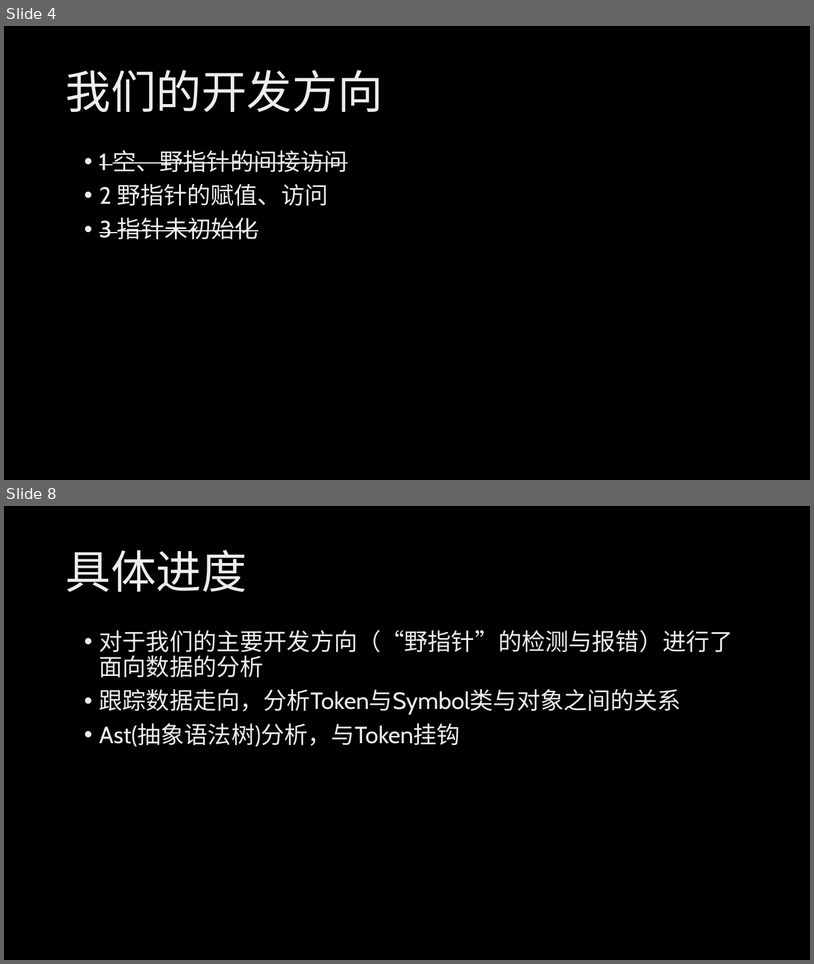
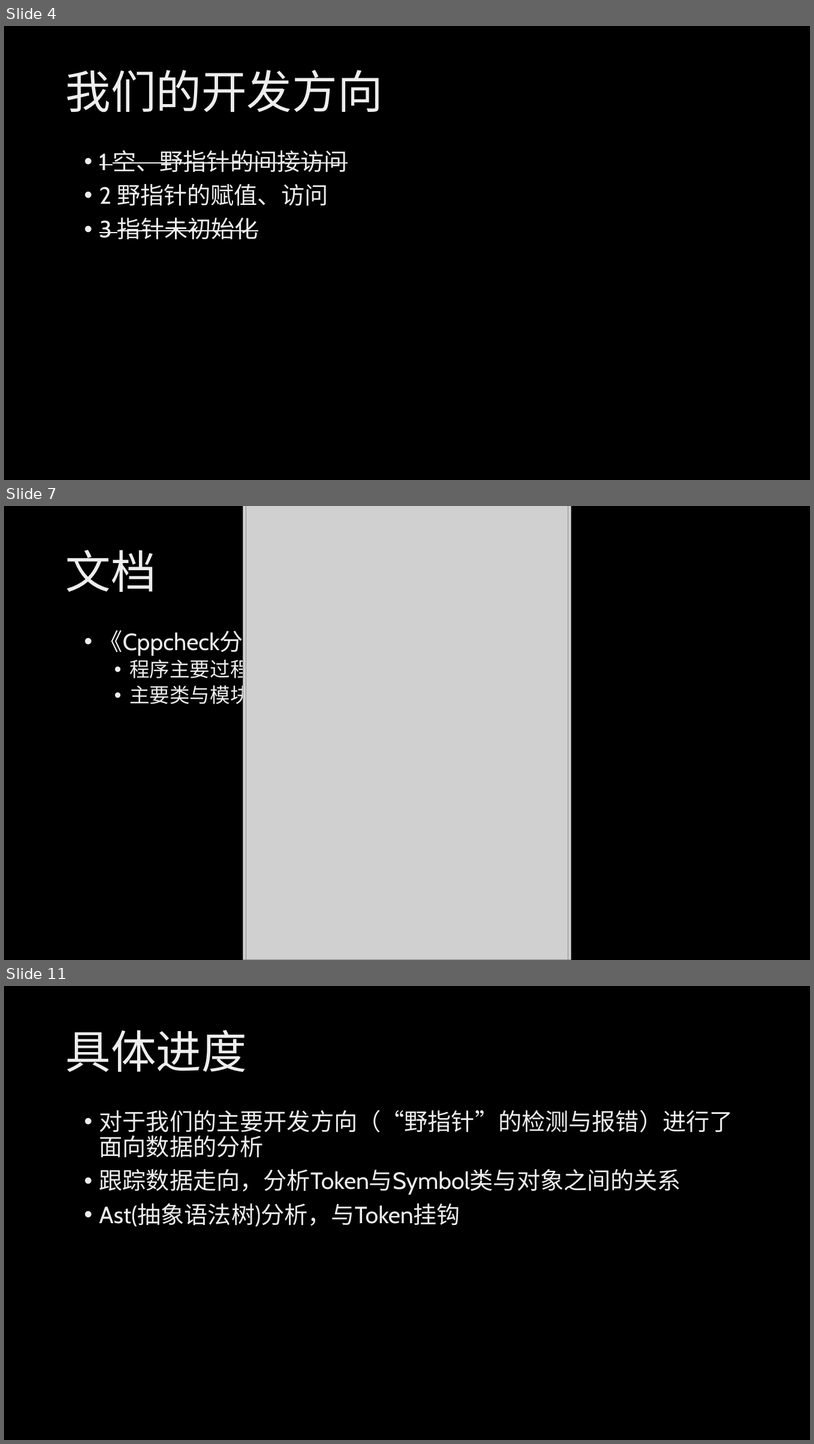
Before and after one commit to HSCppcheck/Cppcheck, a slide deck: 汇报/第六周课堂汇报.pptx. Shown one above the other, each under a label of ours: slides 4 and 8 before the commit, slides 4, 7 and 11 after it; the slides between them are not shown. The pictures are 814x964 and 814x1444 pixels, drawn with LibreOffice and Linux fonts; fonts in the diff are those of the drawing; grey boxes stand for pictures; background and template pictures are left out. Boxes give left, top, right and bottom in pixels: in the first picture for what was removed or moved away, otherwise in the second. Text is boxed around its words. In the diff, an @@ line names an element or a change of style, - is before the commit and + after.

```diff
--- a/汇报/第六周课堂汇报.pptx
+++ b/汇报/第六周课堂汇报.pptx
@@ slide 7 added at box(4, 506, 810, 960), background picture (left out) @@
@@ picture added at box(243, 506, 572, 960) @@
@@ picture added at box(246, 506, 569, 960) @@
@@ title added at box(65, 550, 156, 592), 54 pt, text gradient #BFBFBF to #EDEDED to #FFFFFF @@
+文档
@@ text added at box(99, 626, 361, 708), 28 pt, text gradient #BFBFBF to #EDEDED to #FFFFFF @@
+• 《Cppcheck分析报告》：
+  • 程序主要过程
+  • 主要类与模块
@@ what was slide 8 is now slide 11 @@
```
Also in this commit, not shown: 4 slides changed, 2 other slides added, 1 other file.
